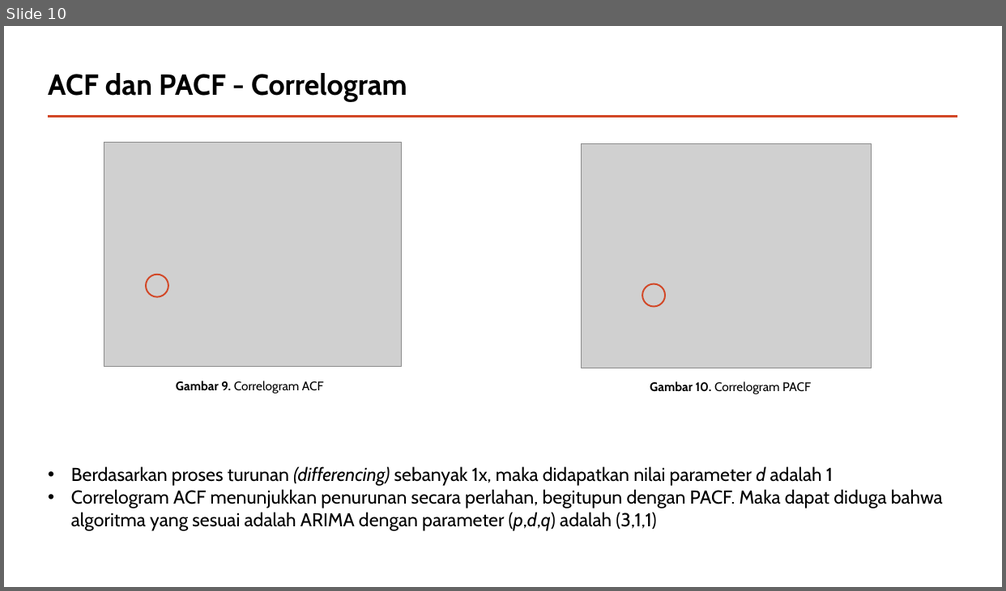
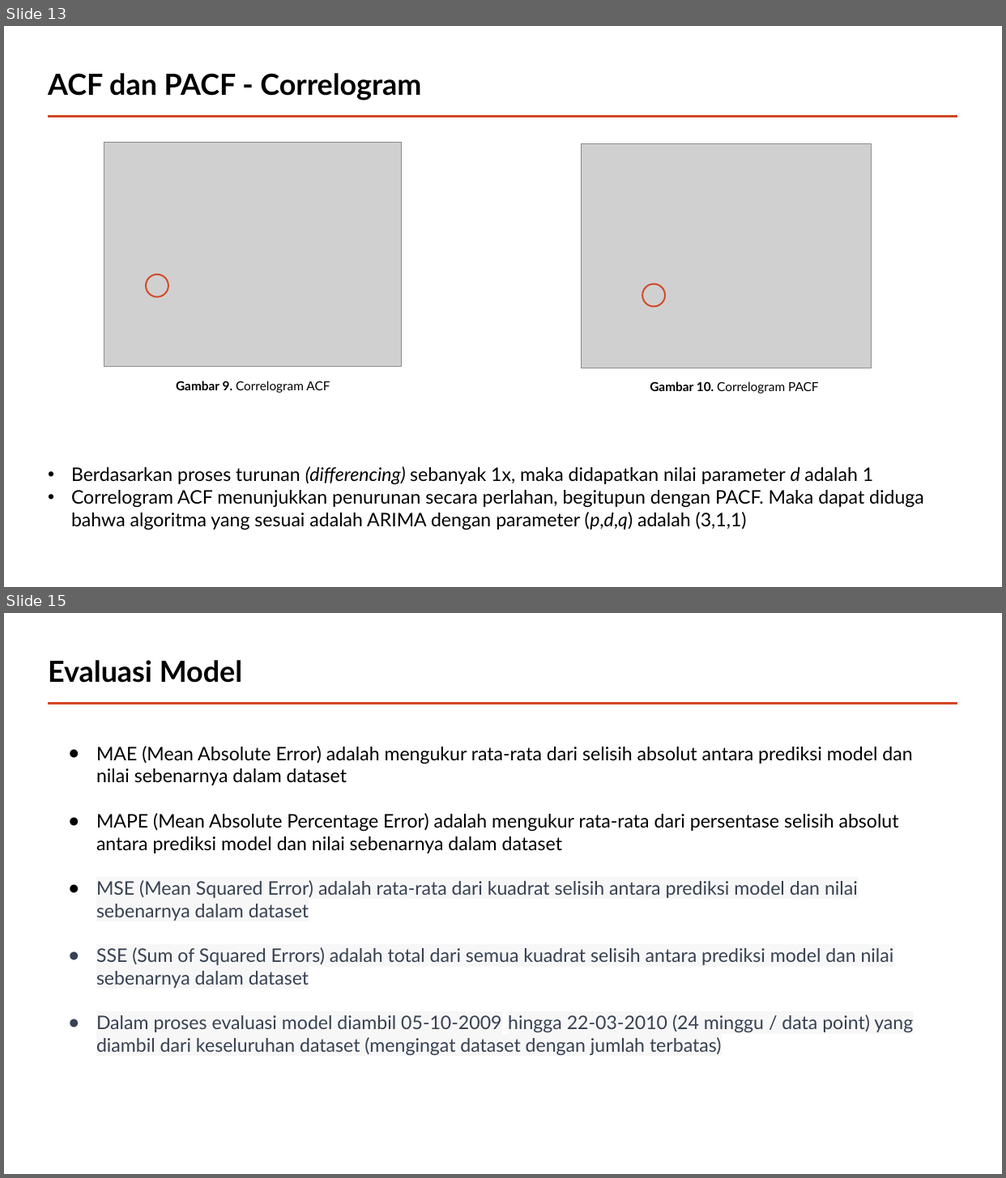
Before and after one commit to andrewmanuelt/arima, a slide deck: Presentasi.pptx. Shown one above the other, each under a label of ours: slide 10 before the commit, slides 13 and 15 after it; the slides between them are not shown. The pictures are 1006x591 and 1006x1178 pixels, drawn with LibreOffice and Linux fonts; fonts in the diff are those of the drawing; grey boxes stand for pictures. Boxes give left, top, right and bottom in pixels: in the first picture for what was removed or moved away, otherwise in the second. Text is boxed around its words. In the diff, an @@ line names an element or a change of style, - is before the commit and + after.

```diff
--- a/Presentasi.pptx
+++ b/Presentasi.pptx
@@ slide 15 added at (4,613,1002,1174), background #FFFFFF; not listed: 1 template element that a slide beside it also shows @@
@@ title added at (48,660,242,683), 28 pt, text #000000, bold @@
+Evaluasi Model
@@ text added at (96,746,913,1055), 18 pt, text #374151 @@
+● MAE (Mean Absolute Error) adalah mengukur rata-rata dari selisih absolut antara prediksi model dan nilai sebenarnya dalam dataset
+● MAPE (Mean Absolute Percentage Error) adalah mengukur rata-rata dari persentase selisih absolut antara prediksi model dan nilai sebenarnya dalam dataset
+● MSE (Mean Squared Error) adalah rata-rata dari kuadrat selisih antara prediksi model dan nilai sebenarnya dalam dataset
+● SSE (Sum of Squared Errors) adalah total dari semua kuadrat selisih antara prediksi model dan nilai sebenarnya dalam dataset
+● Dalam proses evaluasi model diambil 05-10-2009 hingga 22-03-2010 (24 minggu / data point) yang diambil dari keseluruhan dataset (mengingat dataset dengan jumlah terbatas)
@@ what was slide 10 is now slide 13 @@
@@ slide 13 changed as well @@
@@ font Cabin to Lato in 4 elements at (48,73,421,101), (176,381,330,393), (650,382,819,394), (71,467,924,531) @@
```
Also in this commit, not shown: 12 other slides changed, 4 other slides added, 2 slides removed.
